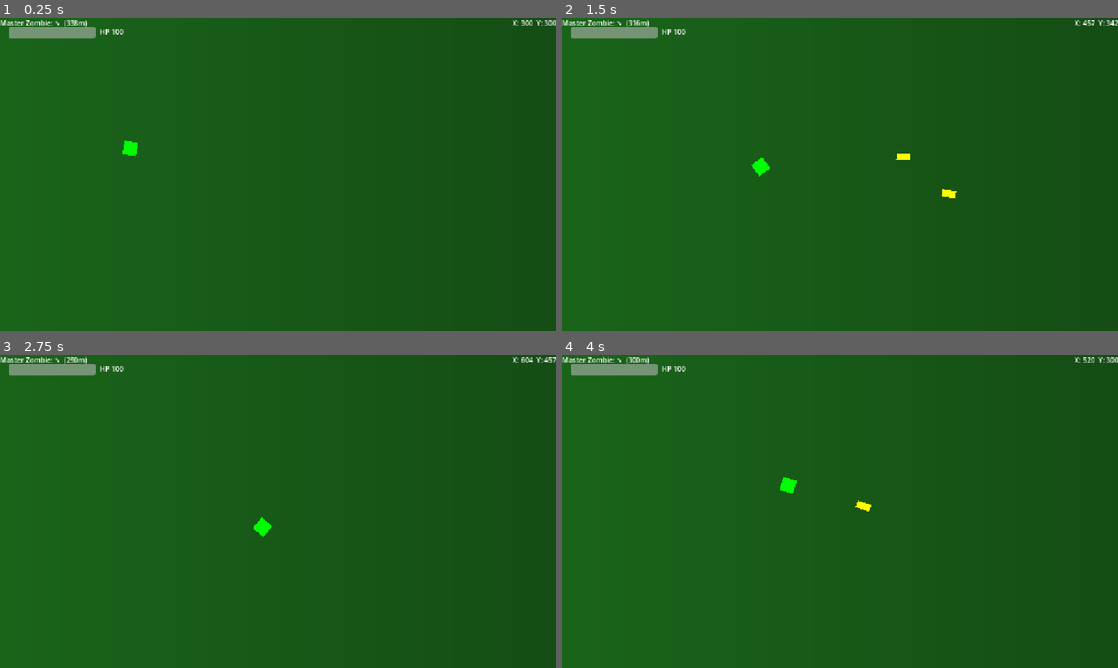
Above: before the commit, frames 1-4 (two rows, left to right).
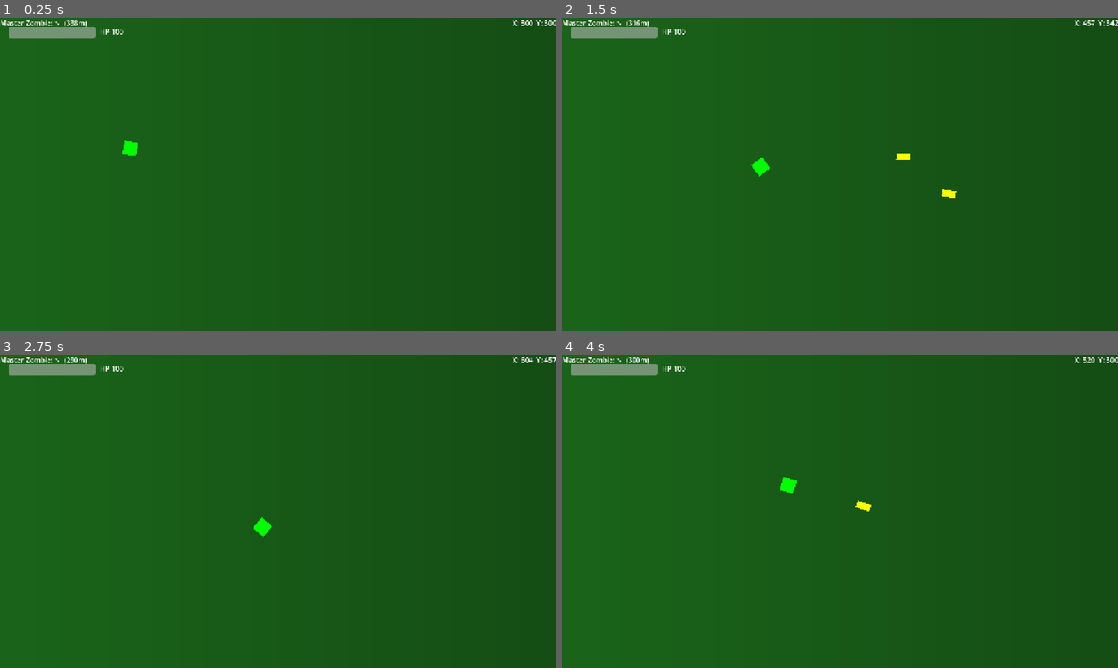
Above: after the commit, the same moments.

Repository: MKBSP/Zombie-game
Game: Godot game, scene res://scenes/world/world.tscn
Same seed, same stepped clock (60 frames per second), same inputs: the game is played once before the commit and once after it.
Inputs (mouse positions are in pixels of both pictures, inside the frame that each line leads up to):
- Up to frame 1 (0.25 s): no input
- Up to frame 2 (1.5 s): tap Enter (ui_accept) at 0.5, 0.77 s; move the mouse to (962, 158) at 0.52 s; hold D (move_right) 0.53-1.28 s; tap R at 0.6, 1.35 s; click (962, 158) at 0.67 s; move the mouse to (728, 190) at 1.27 s; hold S (move_down) from 1.28 s (still down)
- Up to frame 3 (2.75 s): tap Enter (ui_accept) at 1.52 s; move the mouse to (333, 442) at 2.02 s; release S (move_down) at 2.03 s; hold D (move_right) from 2.03 s (still down); tap R at 2.1 s
- Up to frame 4 (4 s): move the mouse to (812, 574) at 2.77 s; release D (move_right) at 2.78 s; hold W (move_up) 2.78-3.53 s; tap R at 2.85, 3.6 s; click (812, 574) at 2.92 s; tap Enter (ui_accept) at 3.02, 3.77 s; move the mouse to (1006, 558) at 3.52 s; hold A (move_left) from 3.53 s (still down)

The runs differ from the first frame. In frame 1, 0.2% of the frame differs, in the area x 0-100%, y 0-6%; in frame 2, 0.2%; in frame 3, 0.2%; in frame 4, 0.2%.

Commit message:
working on phase 2 now, the map

Diff:
--- a/project.godot
+++ b/project.godot
@@ -8,11 +8,15 @@
 
 config_version=5
 
+[animation]
+
+compatibility/default_parent_skeleton_in_mesh_instance_3d=true
+
 [application]
 
 config/name="Zombie Game"
 run/main_scene="res://scenes/world/world.tscn"
-config/features=PackedStringArray("4.3", "GL Compatibility")
+config/features=PackedStringArray("4.6", "GL Compatibility")
 config/icon="res://icon.svg"
 
 [display]
@@ -59,5 +63,6 @@
 
 [rendering]
 
+textures/canvas_textures/default_texture_filter=0
 renderer/rendering_method="gl_compatibility"
 renderer/rendering_method.mobile="gl_compatibility"
--- a/scenes/world/world.tscn
+++ b/scenes/world/world.tscn
@@ -18,23 +18,23 @@
 height = 3000
 metadata/_snap_enabled = true
 
-[node name="World" type="Node2D"]
+[node name="World" type="Node2D" unique_id=907865207]
 script = ExtResource("1_rvrav")
 
-[node name="NavigationRegion2D" type="NavigationRegion2D" parent="."]
+[node name="NavigationRegion2D" type="NavigationRegion2D" parent="." unique_id=4338167]
 position = Vector2(0, -144)
 navigation_polygon = SubResource("NavigationPolygon_abdnr")
 
-[node name="TextureRect" type="TextureRect" parent="."]
+[node name="TextureRect" type="TextureRect" parent="." unique_id=1923818789]
 offset_right = 40.0
 offset_bottom = 40.0
 texture = SubResource("GradientTexture2D_5ssbh")
 stretch_mode = 1
 
-[node name="HUDLayer" type="CanvasLayer" parent="."]
+[node name="HUDLayer" type="CanvasLayer" parent="." unique_id=1253927125]
 layer = 20
 
-[node name="HUD" type="Control" parent="HUDLayer"]
+[node name="HUD" type="Control" parent="HUDLayer" unique_id=2136232874]
 layout_mode = 3
 anchors_preset = 15
 anchor_right = 1.0
@@ -43,7 +43,7 @@
 grow_vertical = 2
 script = ExtResource("2_4676e")
 
-[node name="HPBar" type="ProgressBar" parent="HUDLayer/HUD"]
+[node name="HPBar" type="ProgressBar" parent="HUDLayer/HUD" unique_id=991335888]
 layout_mode = 0
 offset_left = 20.0
 offset_top = 20.0
@@ -52,7 +52,7 @@
 value = 100.0
 show_percentage = false
 
-[node name="HPLabel" type="Label" parent="HUDLayer/HUD"]
+[node name="HPLabel" type="Label" parent="HUDLayer/HUD" unique_id=76516358]
 layout_mode = 0
 offset_left = 230.0
 offset_top = 20.0
@@ -60,14 +60,14 @@
 offset_bottom = 43.0
 text = "HP 100"
 
-[node name="CompassLabel" type="Label" parent="HUDLayer/HUD"]
+[node name="CompassLabel" type="Label" parent="HUDLayer/HUD" unique_id=395362161]
 custom_minimum_size = Vector2(20, 60)
 layout_mode = 0
 offset_right = 40.0
 offset_bottom = 23.0
 text = "Master Zombie: -> "
 
-[node name="DebugCoords" type="Label" parent="HUDLayer/HUD"]
+[node name="DebugCoords" type="Label" parent="HUDLayer/HUD" unique_id=446424310]
 custom_minimum_size = Vector2(0, 20)
 layout_mode = 1
 anchors_preset = 1
@@ -78,5 +78,5 @@
 grow_horizontal = 0
 horizontal_alignment = 2
 
-[node name="GameOverScreen" parent="HUDLayer" instance=ExtResource("3_1b30x")]
+[node name="GameOverScreen" parent="HUDLayer" unique_id=474424163 instance=ExtResource("3_1b30x")]
 visible = false
--- /dev/null
+++ b/textures/generate_tiles.gd
@@ -0,0 +1,46 @@
+@tool
+extends EditorScript
+
+## Run this script from the editor: Script menu > Run (Ctrl+Shift+X)
+## It generates a placeholder tileset PNG at res://textures/placeholder_tiles.png
+
+func _run() -> void:
+	# Define tile colors — each becomes one 64x64 tile in the spritesheet
+	var tiles: Array[Dictionary] = [
+		{"name": "road",     "color": Color("#3a3a3a")},  # tile 0
+		{"name": "sidewalk", "color": Color("#7a7a7a")},  # tile 1
+		{"name": "grass",    "color": Color("#2d5a1e")},  # tile 2
+		{"name": "building", "color": Color("#6b4226")},  # tile 3
+		{"name": "parking",  "color": Color("#555555")},  # tile 4
+		{"name": "edge",     "color": Color("#000000")},  # tile 5
+	]
+
+	var tile_size := 64
+	var image_width := tile_size * tiles.size()
+	var image_height := tile_size
+
+	# Create a new image
+	var img := Image.create(image_width, image_height, false, Image.FORMAT_RGBA8)
+
+	# Fill each tile region with its color
+	for i in range(tiles.size()):
+		var col: Color = tiles[i]["color"]
+		var x_start := i * tile_size
+		for x in range(x_start, x_start + tile_size):
+			for y in range(0, tile_size):
+				img.set_pixel(x, y, col)
+
+		# Draw a subtle 1px border on each tile so you can see the grid
+		for x in range(x_start, x_start + tile_size):
+			img.set_pixel(x, 0, col.darkened(0.3))
+			img.set_pixel(x, tile_size - 1, col.darkened(0.3))
+		for y in range(0, tile_size):
+			img.set_pixel(x_start, y, col.darkened(0.3))
+			img.set_pixel(x_start + tile_size - 1, y, col.darkened(0.3))
+
+	# Save the image
+	var err := img.save_png("res://textures/placeholder_tiles.png")
+	if err == OK:
+		print("Tile texture saved to res://textures/placeholder_tiles.png")
+	else:
+		print("ERROR: Could not save tile texture. Error code: ", err)
Not shown, added: scenes/bullet/bullet.gd.uid
Not shown, added: scenes/shooter/shooter.gd.uid
Not shown, added: scenes/ui/game_over.gd.uid
Not shown, added: scenes/ui/hud.gd.uid
Not shown, added: scenes/world/world.gd.uid
Not shown: 1 places in scenes/world/world.tscn that only renumber resources
Not shown, added: scenes/zombie/master_zombie.gd.uid
Not shown, added: scenes/zombie/zombie.gd.uid
Not shown, added: textures/generate_tiles.gd.uid
Binary file added: textures/placeholder_tiles.png
Not shown, added: textures/placeholder_tiles.png.import
